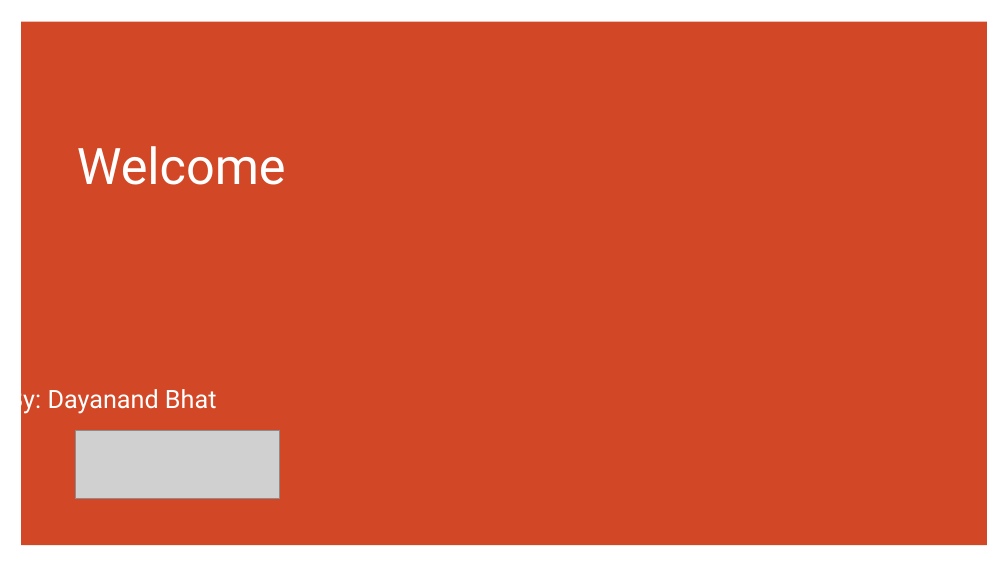
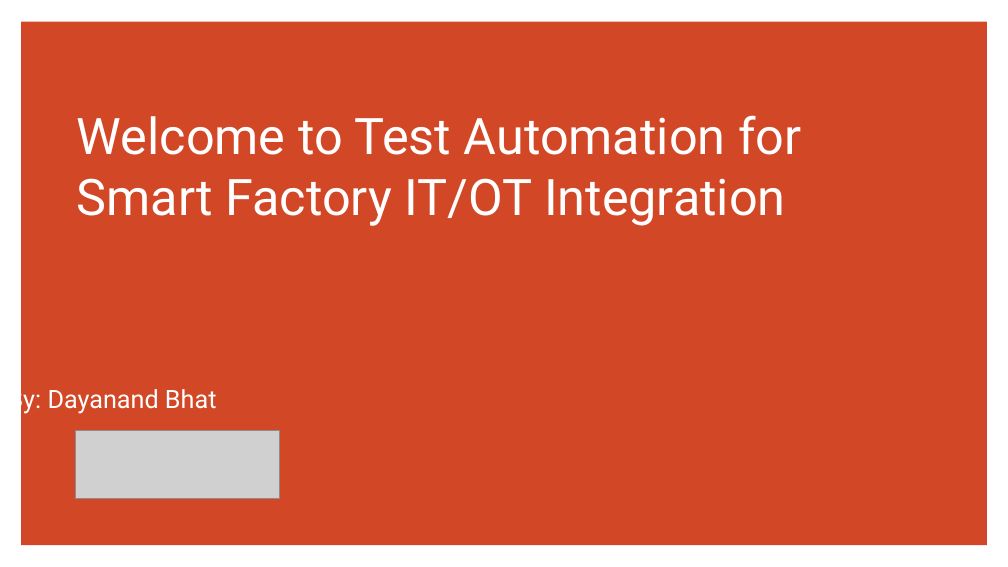
Before and after one commit to DayanandBhat/TestingRepo, a slide deck: slide 1 of Presentation.pptx. Drawn at 1008x567 pixels with LibreOffice and Linux fonts; fonts in the diff are those of the drawing; grey boxes stand for pictures. Boxes give left, top, right and bottom in pixels: in the first picture for what was removed or moved away, otherwise in the second. Text is boxed around its words. In the diff, an @@ line names an element or a change of style, - is before the commit and + after.

```diff
--- a/Presentation.pptx
+++ b/Presentation.pptx
@@ title at [77, 115, 801, 226]: text changed @@
-Welcome
+Welcome to Test Automation for Smart Factory IT/OT Integration
```
Also in this commit, not shown: 2 slides added.
